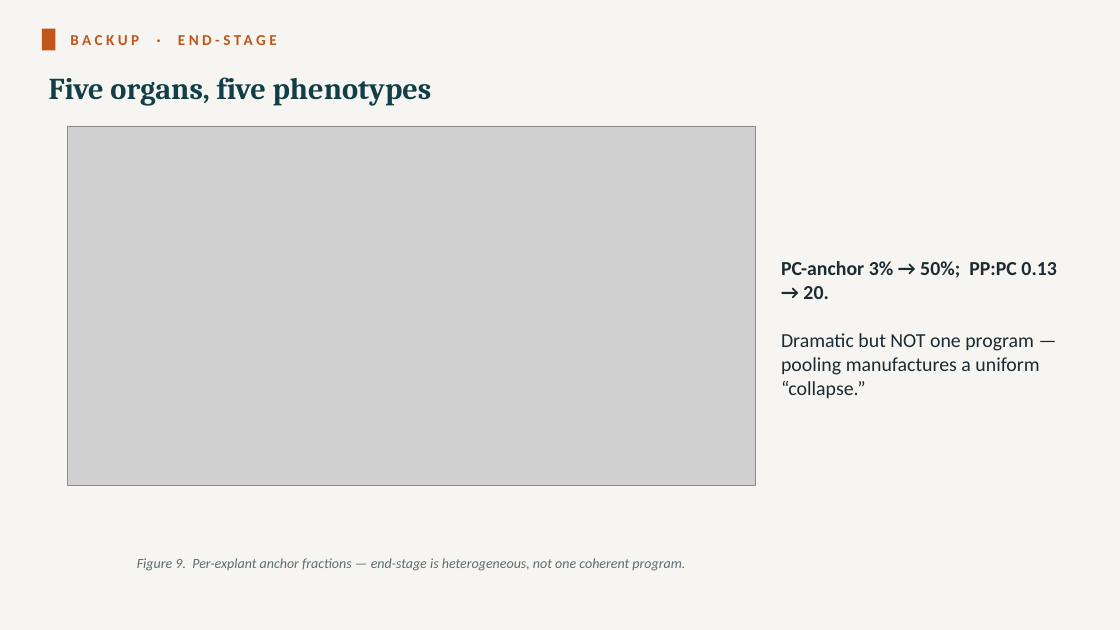
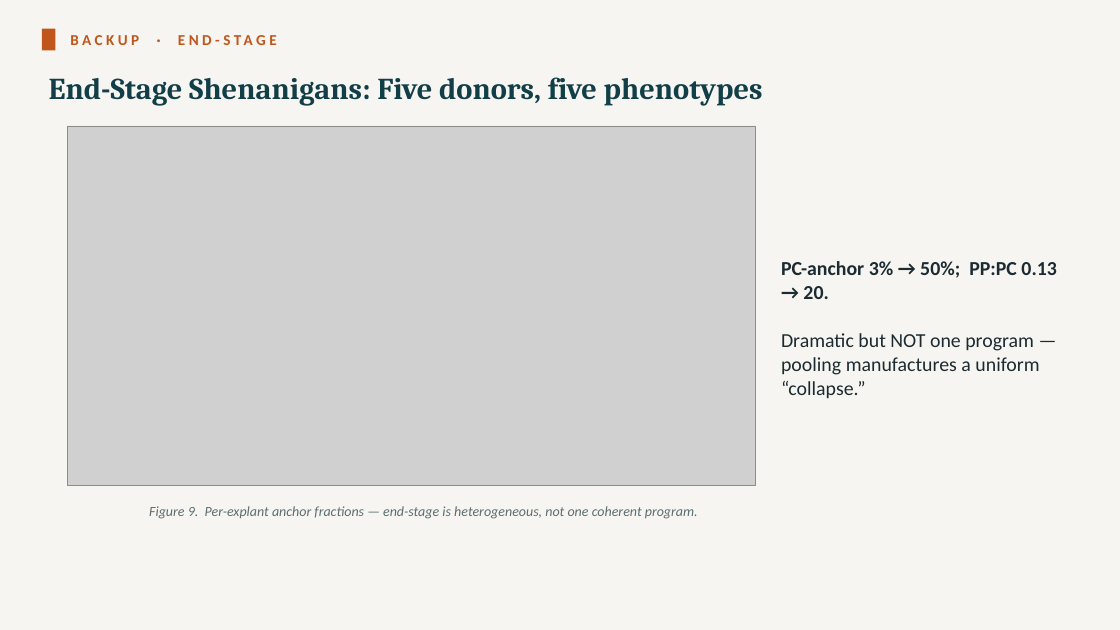
Before and after one commit to roeetekoah/liver-zonation, a slide deck: slide 22 of presentation/MASLD_stages_computational_analysis_roee_shira.pptx (slide 20 before the commit). Drawn at 1120x630 pixels with LibreOffice and Linux fonts; fonts in the diff are those of the drawing; grey boxes stand for pictures. Boxes give left, top, right and bottom in pixels: in the first picture for what was removed or moved away, otherwise in the second. Text is boxed around its words. In the diff, an @@ line names an element or a change of style, - is before the commit and + after.

```diff
--- a/presentation/MASLD_stages_computational_analysis_roee_shira.pptx
+++ b/presentation/MASLD_stages_computational_analysis_roee_shira.pptx
@@ text at bbox=[49, 77, 763, 106]: text changed @@
-Five organs, five phenotypes
+End-Stage Shenanigans: Five donors, five phenotypes
@@ text "Figure 9. Per-explant anchor fractions ...": place and size @@
-text "Figure 9. Per-explant anchor fractions ..." at bbox=[137, 558, 685, 571]
+text "Figure 9. Per-explant anchor fractions ..." at bbox=[149, 506, 698, 519]
```
Also in this commit, not shown: 13 other slides changed, 2 slides added, 6 other files.
